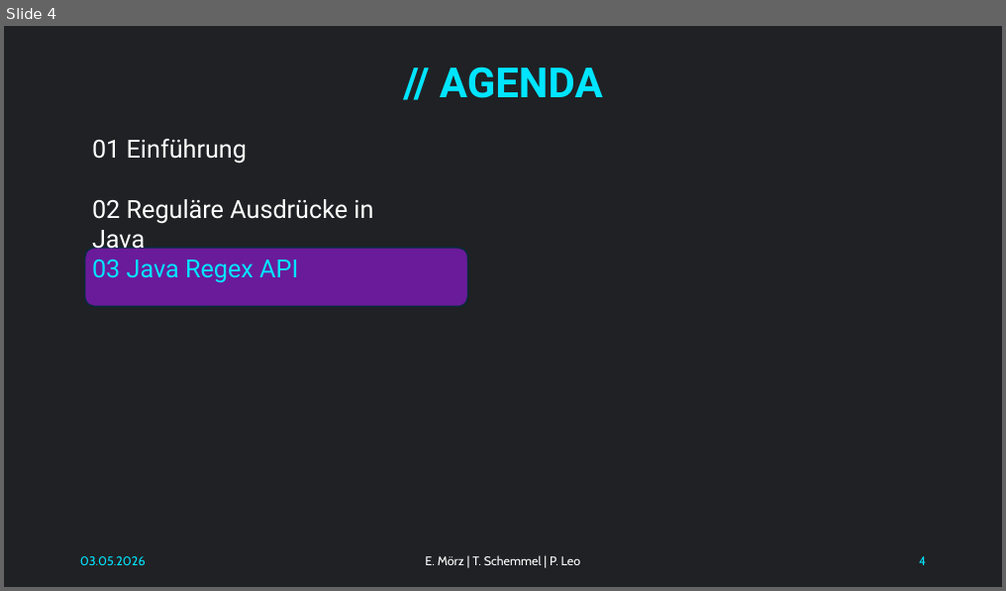
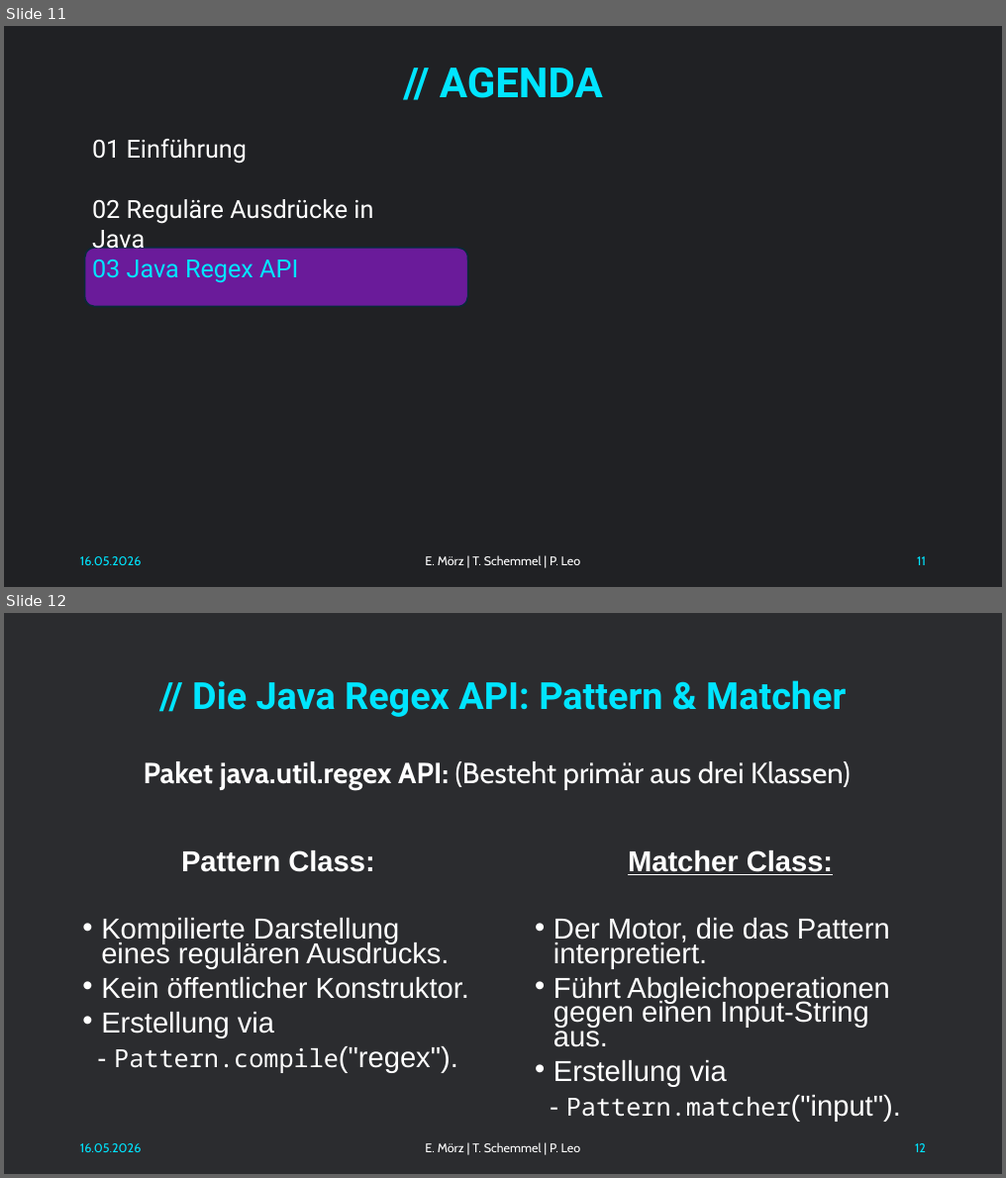
Before and after one commit to NachtsternBuild/little-barcode, a slide deck: docs/Präsentation.pptx. Shown one above the other, each under a label of ours: slide 4 before the commit, slides 11 and 12 after it. The pictures are 1006x591 and 1006x1178 pixels, drawn with LibreOffice and Linux fonts; fonts in the diff are those of the drawing. Boxes give left, top, right and bottom in pixels: in the first picture for what was removed or moved away, otherwise in the second. Text is boxed around its words. In the diff, an @@ line names an element or a change of style, - is before the commit and + after.

```diff
--- a/docs/Präsentation.pptx
+++ b/docs/Präsentation.pptx
@@ slide 12 added at (4,613,1002,1174), background #202124 at 95% opacity @@
@@ title added at (192,680,846,717), 36 pt, text #00E5FF, bold @@
+// Die Java Regex API: Pattern & Matcher
@@ text added at (144,761,850,791), 28 pt, text #FFFFFF @@
+Paket java.util.regex API: (Besteht primär aus drei Klassen)
@@ text added at (101,851,469,1073), 27.8 pt, text #FFFFFF @@
+Pattern Class:
+• Kompilierte Darstellung eines regulären Ausdrucks.
+• Kein öffentlicher Konstruktor.
+• Erstellung via
+- Pattern.compile("regex").
@@ text added at (553,851,901,1122), 27.8 pt, text #FFFFFF @@
+Matcher Class:
+• Der Motor, die das Pattern interpretiert.
+• Führt Abgleichoperationen gegen einen Input-String aus.
+• Erstellung via
+- Pattern.matcher("input").
@@ text added at (80,1144,142,1153), 12 pt, text #00E5FF @@
+16.05.2026
@@ text added at (425,1143,581,1153), 12 pt, text #FFFFFF @@
+E. Mörz | T. Schemmel | P. Leo
@@ page number added at (915,1144,926,1153), 12 pt, text #00E5FF @@
+12
@@ what was slide 4 is now slide 11 @@
@@ slide 11 changed as well @@
@@ text at (80,557,142,566): text changed @@
-03.05.2026
+16.05.2026
@@ page number at (917,557,926,566): text changed @@
-4
+11
```
Also in this commit, not shown: 8 other slides changed, 16 other slides added.
